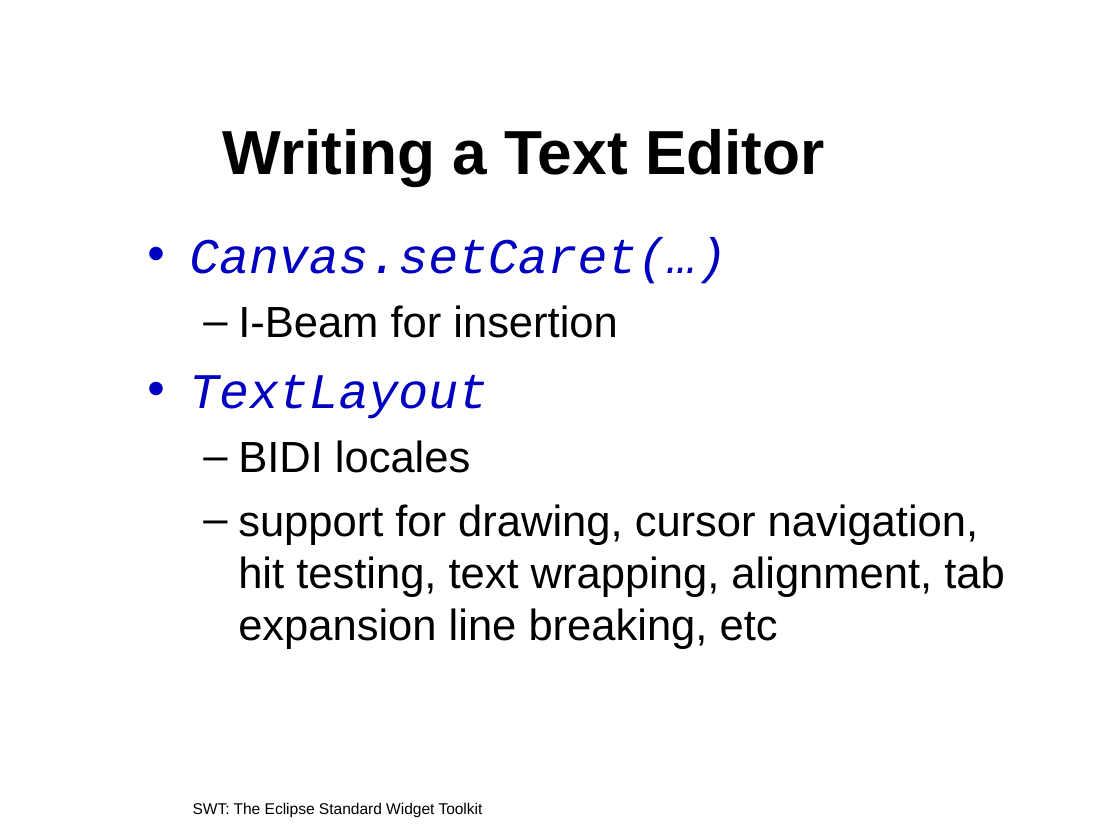
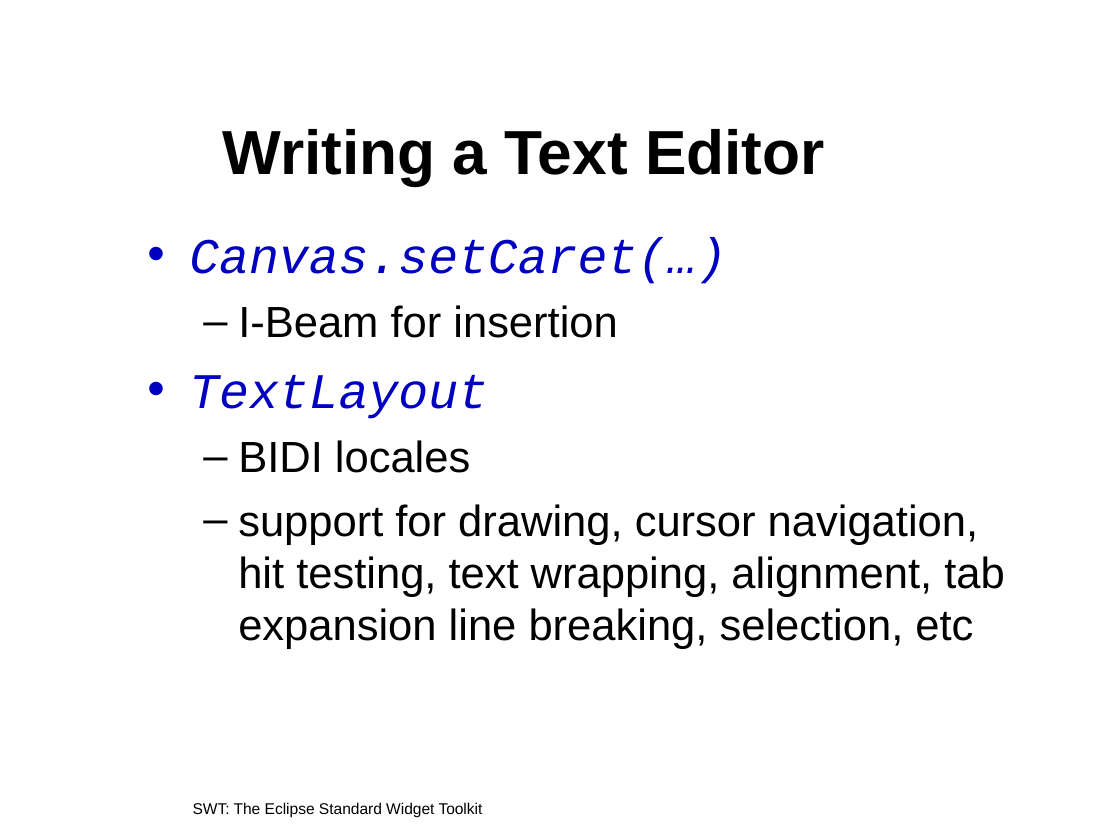
Before and after one commit to eclipse-platform/www.eclipse.org-eclipse, a slide deck: slide 64 of tutorials/oopsla2005/t22-irvine.ppt. Drawn at 1120x840 pixels with LibreOffice and Linux fonts; fonts in the diff are those of the drawing; background and template pictures are left out. Boxes give left, top, right and bottom in pixels: in the first picture for what was removed or moved away, otherwise in the second. Text is boxed around its words. In the diff, an @@ line names an element or a change of style, - is before the commit and + after.

```diff
--- a/tutorials/oopsla2005/t22-irvine.ppt
+++ b/tutorials/oopsla2005/t22-irvine.ppt
@@ text at (x1=238, y1=504, x2=1005, y2=649): text changed @@
-  – support for drawing, cursor navigation, hit testing, text wrapping, alignment, tab expansion line breaking, etc
+  – support for drawing, cursor navigation, hit testing, text wrapping, alignment, tab expansion line breaking, selection, etc
```
Also in this commit, not shown: 9 other slides changed.
